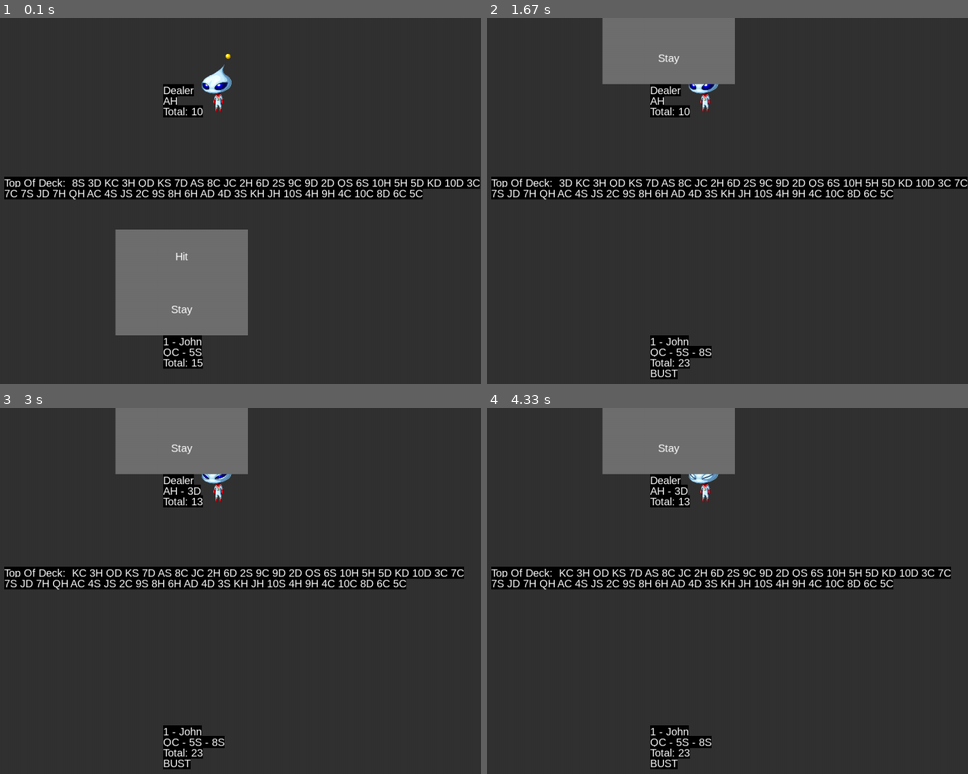
Above: before the commit, frames 1-4 (two rows, left to right).
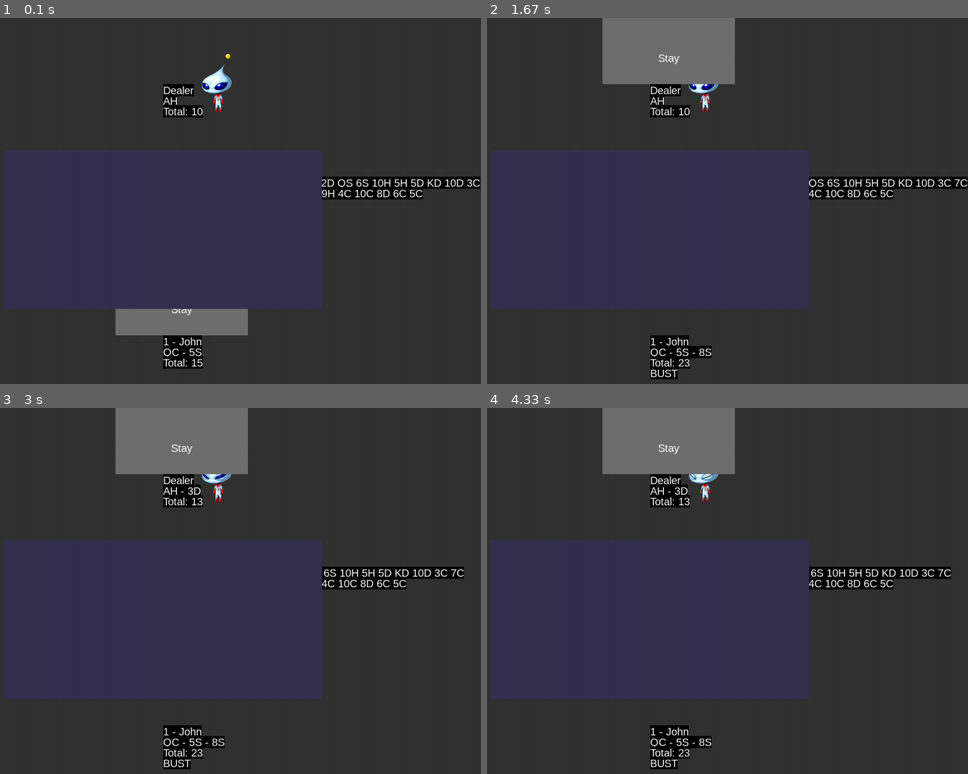
Above: after the commit, the same moments.

Repository: ekoret/blackjack-py
Game: pygame game, started from main.py
Two runs of this game, one before a commit and one after it. Both use one fixed random seed, a clock stepped at 60 frames per second and the inputs below.
Inputs (mouse positions are in pixels of both pictures, inside the frame that each line leads up to):
- Up to frame 1 (0.1 s): no input
- Up to frame 2 (1.67 s): click (626, 248) at 0.38 s; click "Stay" at 0.72 s; click (outside the picture) at 1.05 s
- Up to frame 3 (3 s): click "Hit" at 1.88 s; click (134, 730) at 2.22 s
- Up to frame 4 (4.33 s): no input

The runs differ from the first frame. In frame 1, 28% of the frame differs, in the area x 0-67%, y 36-80%; in frame 2, 28%; in frame 3, 28%; in frame 4, 28%.

Commit message:
add game menu

Diff:
--- a/game.py
+++ b/game.py
@@ -11,6 +11,7 @@
 from player import Dealer, Table, Player
 from settings import Settings, BlackjackSettings
 from player_menu import PlayerMenu
+from game_menu import GameMenu
 
 """Abstract Game class"""
 
@@ -69,6 +70,8 @@
 
         self.last_update = pygame.time.get_ticks()
 
+        self.game_menus = GameMenu(self)
+
     """The game loop"""
 
     def run_game(self):
@@ -110,6 +113,7 @@
             self.draw_dealer()
             self.table.draw_remaining_cards(300, 300)
             self.player_menu.draw(current_player)
+            self.game_menus.draw_start_menu()
 
             pygame.display.flip()  # update the screen
             self.clock.tick(self.framerate)  # set the framerate
@@ -124,8 +128,8 @@
                     if (button.is_clicked(event.pos)):
                         if (button.text.lower() == "hit"):
                             # deal card to current player
-                            current_player = self.players[self.current_player_turn]
-                            current_player.add_card(self.deck.deal_card())
+                            self.players[self.current_player_turn].add_card(
+                                self.deck.deal_card())
 
                         if (button.text.lower() == "stay"):
                             # pass current player turn
--- /dev/null
+++ b/game_menu.py
@@ -0,0 +1,17 @@
+import pygame
+
+from game_button import GameButton
+
+
+class GameMenu:
+    def __init__(self, game):
+        self.game = game
+
+    def draw_start_menu(self):
+        self.draw_menu_background()
+
+    def draw_menu_background(self):
+        rect = pygame.Rect(100, 200, 600, 300)
+        rect.center = (self.game.screen.get_width() // 2,
+                       self.game.screen.get_height() // 2)
+        pygame.draw.rect(self.game.screen, (50, 50, 80), rect)
